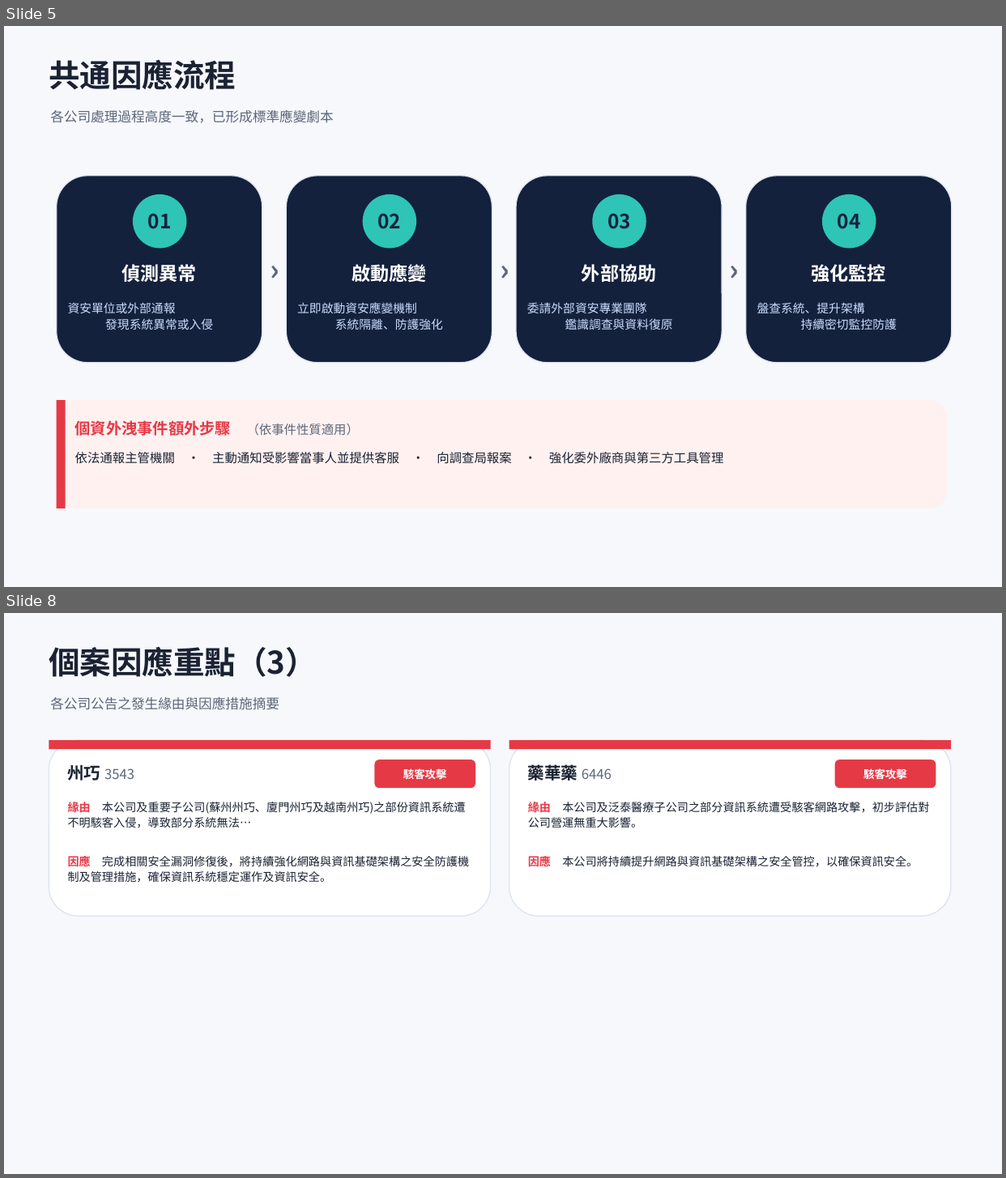
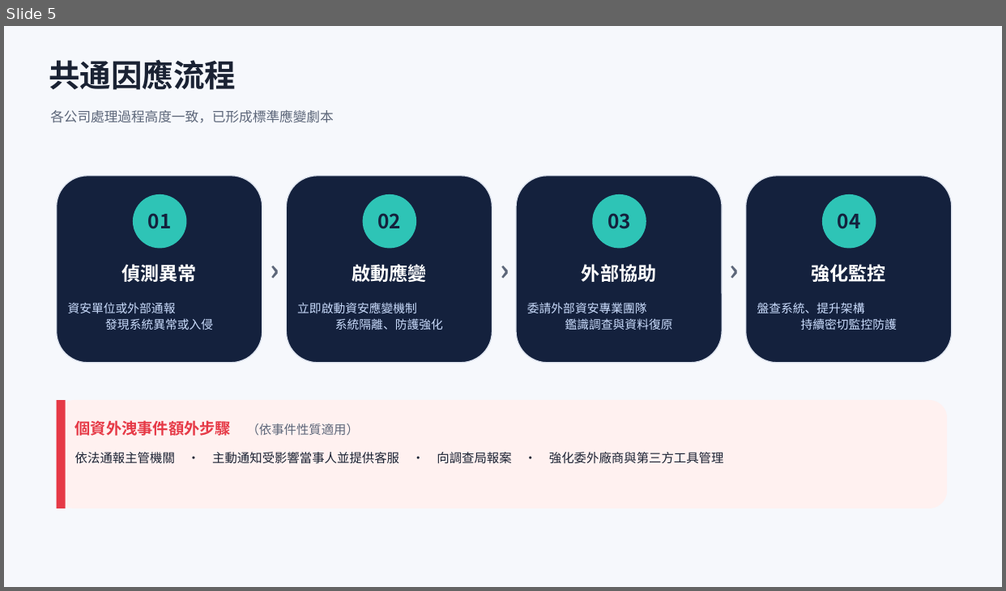
Before and after one commit to Johnnylin77/mops-isec-monitor, a slide deck: 資安事件因應分析.pptx. Shown one above the other, each under a label of ours: slides 5 and 8 before the commit, slide 5 after it; the slides between them are not shown. The pictures are 1006x1178 and 1006x591 pixels, drawn with LibreOffice and Linux fonts; fonts in the diff are those of the drawing. Boxes give left, top, right and bottom in pixels: in the first picture for what was removed or moved away, otherwise in the second. Text is boxed around its words. In the diff, an @@ line names an element or a change of style, - is before the commit and + after.

```diff
--- a/資安事件因應分析.pptx
+++ b/資安事件因應分析.pptx
@@ slide 8 removed at (x1=4, y1=613, x2=1002, y2=1174), background #FFFFFF @@
@@ rectangle removed at (x1=4, y1=613, x2=1002, y2=1174) @@
@@ text removed at (x1=49, y1=647, x2=317, y2=677) @@
-個案因應重點（3）
@@ text removed at (x1=50, y1=697, x2=279, y2=710) @@
-各公司公告之發生緣由與因應措施摘要
@@ rounded rectangle removed at (x1=49, y1=740, x2=491, y2=916) @@
@@ rectangle removed at (x1=49, y1=740, x2=491, y2=749) @@
@@ rounded rectangle removed at (x1=509, y1=740, x2=951, y2=916) @@
@@ rectangle removed at (x1=509, y1=740, x2=951, y2=749) @@
@@ text removed at (x1=68, y1=765, x2=134, y2=781) @@
-州巧 3543
@@ rounded rectangle removed at (x1=374, y1=760, x2=475, y2=788) @@
@@ text removed at (x1=403, y1=769, x2=447, y2=779) @@
-駭客攻擊
@@ text removed at (x1=528, y1=763, x2=612, y2=784) @@
-藥華藥 6446
@@ rounded rectangle removed at (x1=835, y1=760, x2=936, y2=788) @@
@@ text removed at (x1=863, y1=769, x2=907, y2=779) @@
-駭客攻擊
@@ text removed at (x1=68, y1=800, x2=466, y2=828) @@
-緣由 本公司及重要子公司(蘇州州巧、廈門州巧及越南州巧)之部份資訊系統遭不明駭客入侵，導致部分系統無法…
@@ text removed at (x1=528, y1=800, x2=929, y2=828) @@
-緣由 本公司及泛泰醫療子公司之部分資訊系統遭受駭客網路攻擊，初步評估對公司營運無重大影響。
@@ text removed at (x1=68, y1=854, x2=469, y2=883) @@
-因應 完成相關安全漏洞修復後，將持續強化網路與資訊基礎架構之安全防護機制及管理措施，確保資訊系統穩定運作及資訊安全。
@@ text removed at (x1=528, y1=854, x2=918, y2=869) @@
-因應 本公司將持續提升網路與資訊基礎架構之安全管控，以確保資訊安全。
```
Also in this commit, not shown: 6 slides changed, 2 other files.
